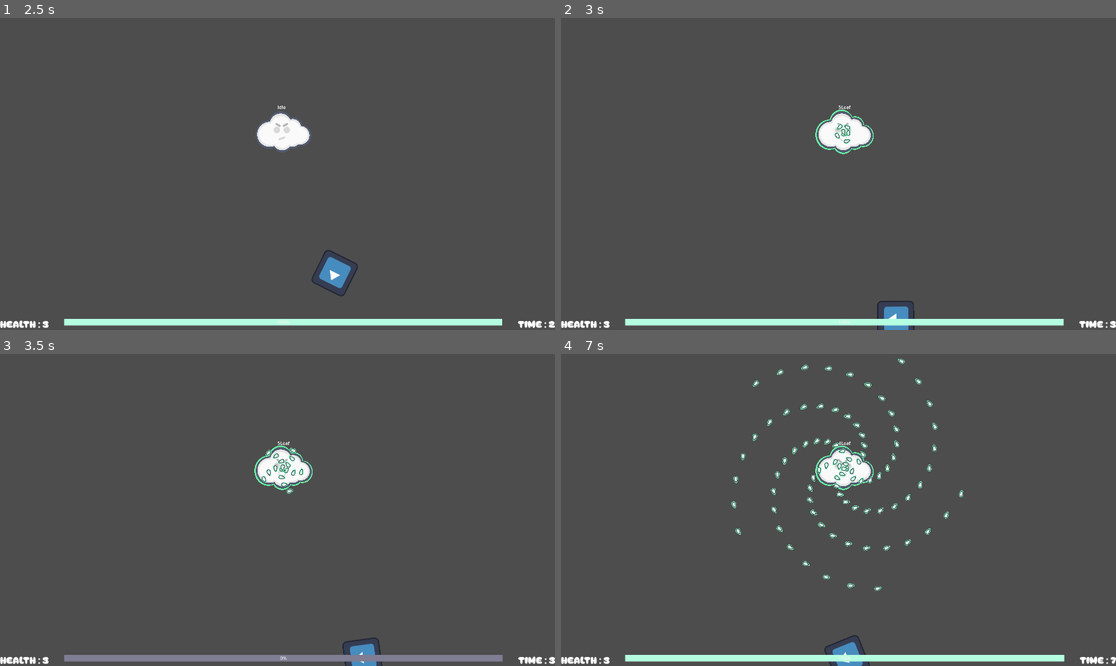
Above: before the commit, frames 1-4 (two rows, left to right).
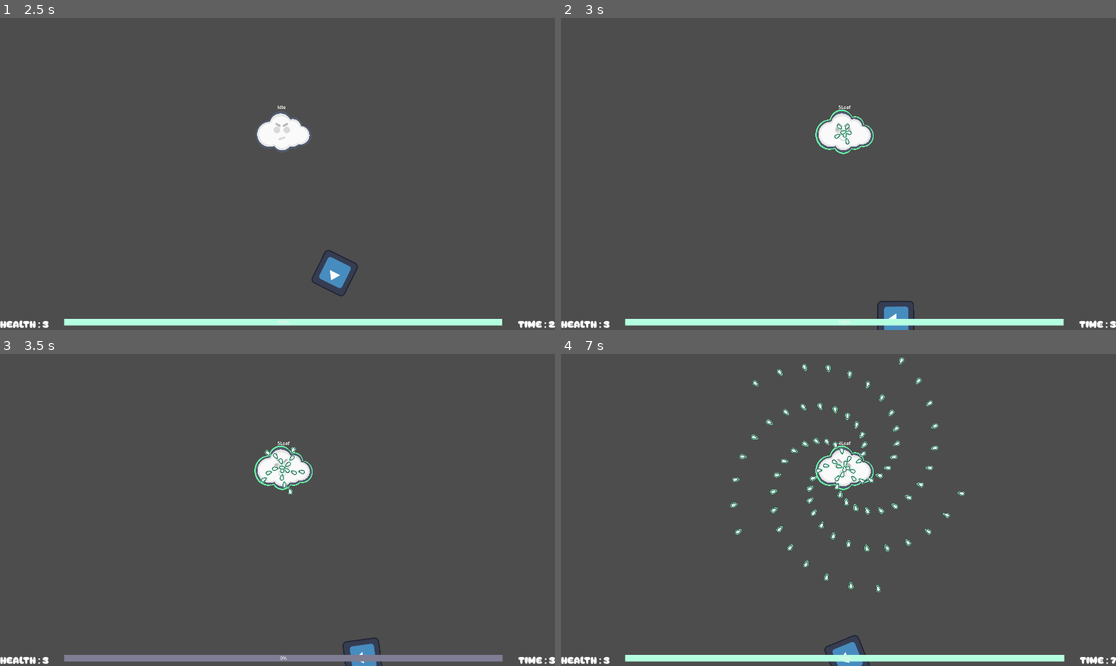
Above: after the commit, the same moments.

Repository: WillyTheDev/trijam-268
Game: Godot game, scene res://Scenes/start_scene.tscn
Two runs of this game, one before a commit and one after it. Both use one fixed random seed, a clock stepped at 60 frames per second and the inputs below. The engine's default icon, where the game draws it, is replaced by a stand-in: a white triangle on a blue panel in a dark square.
Inputs (mouse positions are in pixels of both pictures, inside the frame that each line leads up to):
- Up to frame 1 (2.5 s): click "Play" at 0.5 s; move the mouse to (399, 158) at 1.27 s; hold D (move_right) 1.28-2.03 s; hold Space (dash) 1.28-2.03 s; move the mouse to (166, 189) at 2.02 s; hold S (move_down) from 2.03 s (still down); tap Space (dash) at 2.1 s
- Up to frame 2 (3 s): move the mouse to (894, 105) at 2.77 s; release S (move_down) at 2.78 s; hold D (move_right) from 2.78 s (still down); hold Space (dash) from 2.78 s (still down)
- Up to frame 3 (3.5 s): keep holding D (move_right); keep holding Space (dash)
- Up to frame 4 (7 s): move the mouse to (810, 572) at 3.52 s; release D (move_right) at 3.53 s; release Space (dash) at 3.53 s; hold W (move_up) 3.53-4.28 s; tap Space (dash) at 3.6, 5.1, 6.6 s; move the mouse to (1005, 556) at 4.27 s; hold Space (dash) 4.28-5.03 s; hold A (move_left) 4.28-5.78 s; move the mouse to (672, 463) at 5.02 s; move the mouse to (866, 510) at 5.77 s; hold S (move_down) 5.78-6.53 s; hold Space (dash) 5.78-6.53 s; move the mouse to (755, 432) at 6.52 s; hold D (move_right) from 6.53 s (still down)

Frame 1 is identical in both runs. In frame 2, 0.1% of the frame differs, in the area x 49-53%, y 33-41%; in frame 3, 0.2%; in frame 4, 1.4%, in the area x 30-73%, y 1-77%.

Commit message:
fix bullets rotation

Diff:
--- a/Scripts/bullet.gd
+++ b/Scripts/bullet.gd
@@ -5,8 +5,7 @@
 
 func _physics_process(delta):
 	position += direction * speed * delta
-	rotation = direction.angle()
-	#rotation = linear_velocity.angle()
+	rotation = direction.angle() - PI/2
 
 func _on_screen_exited():
 	queue_free()
